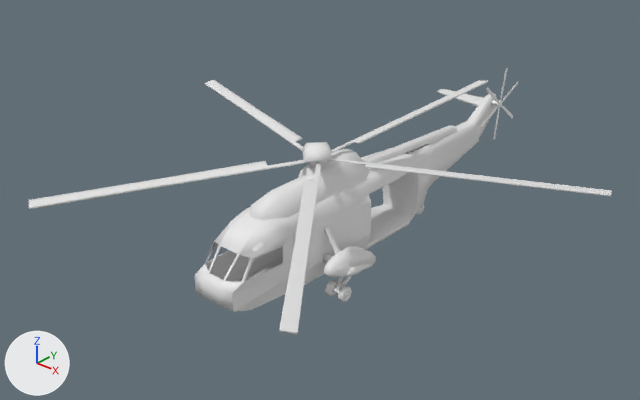
Two versions of the Blender file Resources/Blender/Helicopter/helicopter.blend, one commit apart.
Camera for both pictures: a camera (50 mm lens) standing at (10.25, -11.38, 8.84) and looking at (-0.56, 0.71, 1.11). Arrows for +X, +Y and +Z are at lower left; the lights stay in place. Materials are left out; every surface is plain grey.

The first picture shows 'casco.000', 'casco.001', 'casco.003', 'casco.004', 'casco.006', 'casco.008', 'casco.013', 'casco.014', 'casco.019', 'casco.020', 'main', 'rueda_atras', 'rueda_izquierda', 'tail'.
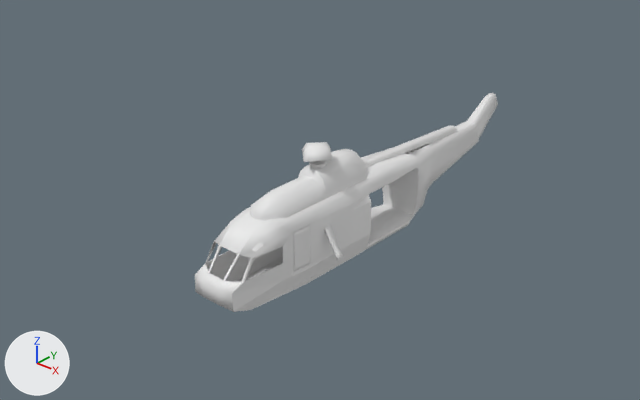
Location of each change, (x1, y1, x2, y2) in pixels of the pictures (640 x 400 px):
```json
{"object": "main", "change": "hidden", "before": [29, 80, 612, 335]}
{"object": "casco.003", "change": "hidden", "before": [324, 247, 376, 278]}
{"object": "tail", "change": "hidden", "before": [481, 68, 518, 140]}
{"object": "rueda_izquierda", "change": "hidden", "before": [325, 280, 352, 302]}
{"object": "casco.006", "change": "hidden", "before": [437, 89, 483, 106]}
{"object": "casco.008", "change": "no longer drawn", "before": [323, 253, 332, 264]}
{"object": "casco.014", "change": "hidden", "before": [339, 275, 353, 289]}
{"object": "casco.013", "change": "hidden", "before": [337, 277, 343, 289]}
{"object": "casco.020", "change": "hidden", "before": [491, 99, 498, 106]}
{"object": "casco.012", "change": "hidden", "before": [333, 287, 340, 294]}
{"object": "casco.019", "change": "hidden", "before": [497, 100, 502, 107]}
{"object": "rueda_atras", "change": "hidden", "before": [416, 204, 424, 215]}
{"object": "soporte_rueda_atras", "change": "hidden", "before": [418, 207, 424, 211]}
```

The change, as JSON lines over the scene's bpy script:
```json
{"block": "me_geometries_3", "where": "me_geometries_3.from_pydata(...)  # 1199 vertices, 1274 faces; spans x -4.99..4.93, y -4.37..5.26, z 2.0..2.75"}
{"block": "me_geometries_3", "where": "# used by ob_main; location = (0.0, 0.0, 0.0)"}
{"block": "me_geometries_3", "change": "me_geometries_3 part 1: the whole mesh is scaled about its middle by (1, 1.04, 1)"}
{"block": "me_geometries_6_008", "where": "# used by ob_casco_008; location = (0.0, 0.0, 0.0)"}
{"op": "remove", "block": "me_geometries_6_008", "code": "me_geometries_6_008.from_pydata(...)  # 26 vertices, 24 faces; spans x 0.477..0.925, y -0.491..-0.395, z 0.604..0.772"}
{"op": "add", "block": "me_geometries_6_008", "code": "me_geometries_6_008.from_pydata(...)  # 42 vertices, 42 faces; spans x -1.089..-0.9, y -0.558..-0.195, z 0.113..0.543"}
{"block": "me_geometries_6_008", "change": "me_geometries_6_008 part 2: 26 vertices removed from x 0.477..0.925, y -0.491..-0.395, z 0.604..0.772"}
{"op": "add", "block": "ob_main", "code": "ob_main.hide_render = True"}
{"op": "add", "block": "ob_tail", "code": "ob_tail.hide_render = True"}
{"op": "add", "block": "ob_casco_020", "code": "ob_casco_020.hide_render = True"}
{"op": "add", "block": "ob_casco_019", "code": "ob_casco_019.hide_render = True"}
{"op": "add", "block": "ob_casco_014", "code": "ob_casco_014.hide_render = True"}
{"op": "add", "block": "ob_casco_013", "code": "ob_casco_013.hide_render = True"}
{"op": "add", "block": "ob_casco_012", "code": "ob_casco_012.hide_render = True"}
{"op": "add", "block": "ob_casco_006", "code": "ob_casco_006.hide_render = True"}
{"op": "add", "block": "ob_casco_003", "code": "ob_casco_003.hide_render = True"}
{"op": "add", "block": "ob_rueda_izquierda", "code": "ob_rueda_izquierda.hide_render = True"}
{"op": "add", "block": "ob_soporte_rueda_atras", "code": "ob_soporte_rueda_atras.hide_render = True"}
{"op": "add", "block": "ob_rueda_atras", "code": "ob_rueda_atras.hide_render = True"}
```
